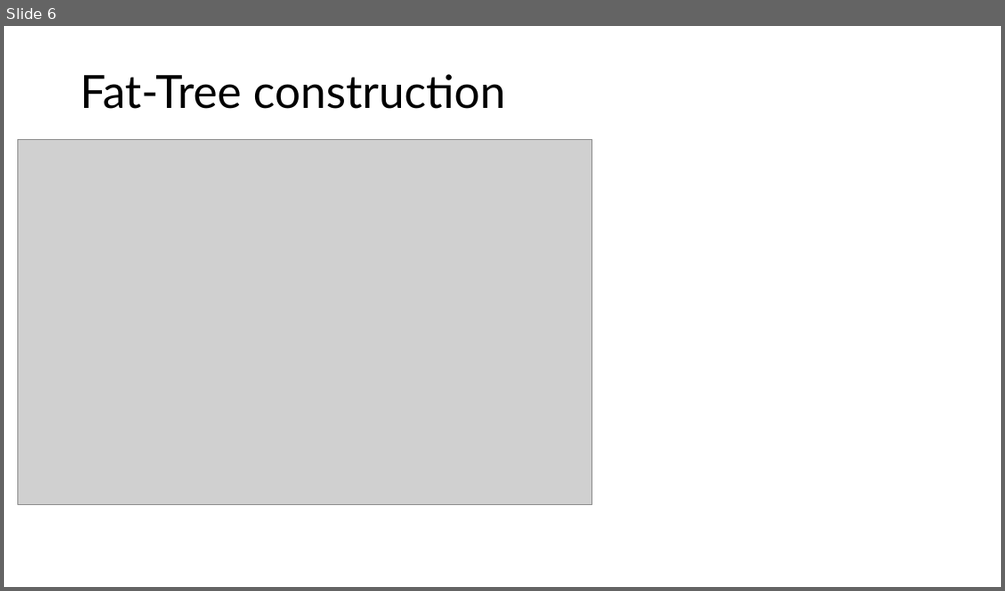
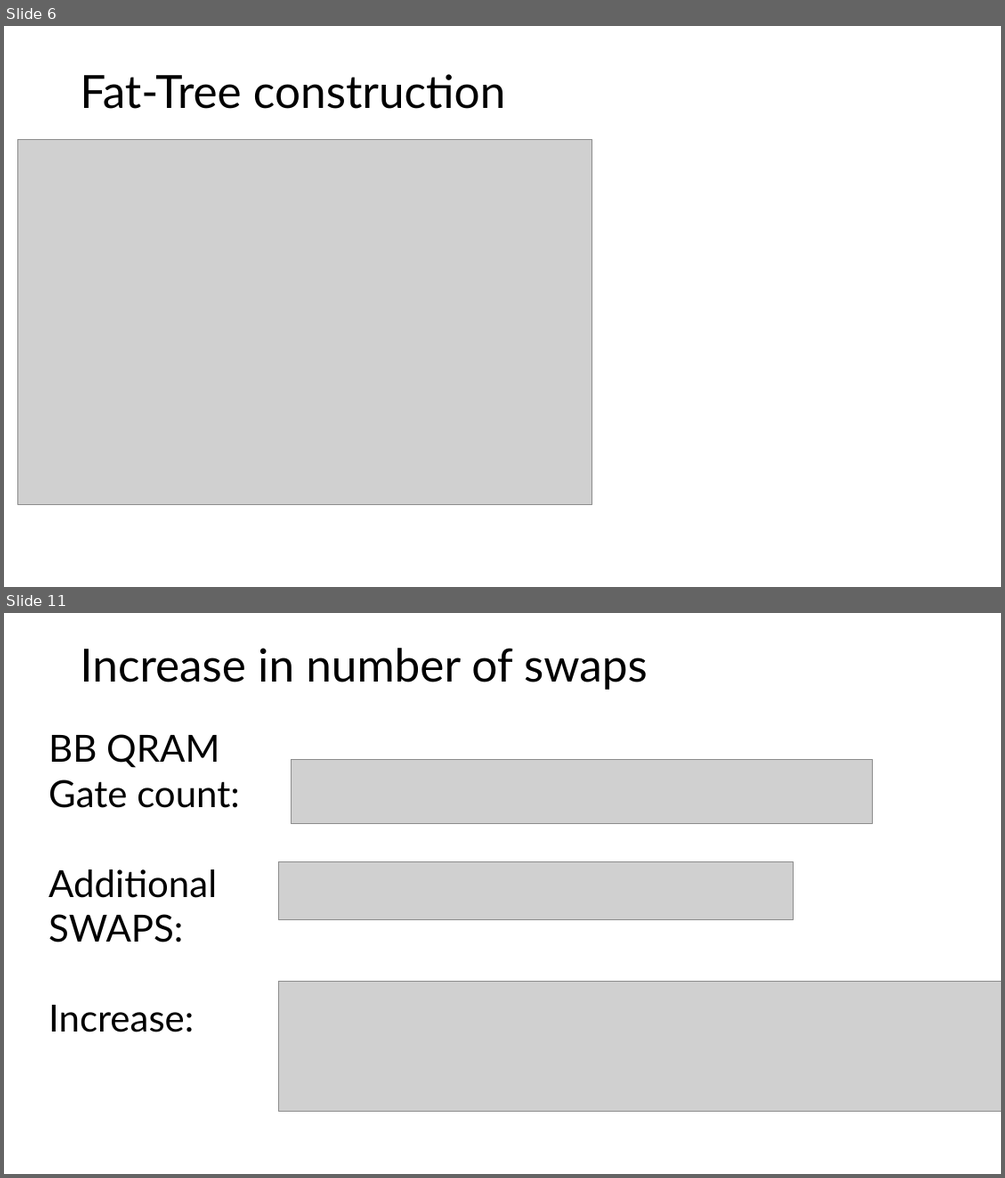
Before and after one commit to olifog/fat-tree-qram, a slide deck: presentation/qram-slides.pptx. Shown one above the other, each under a label of ours: slide 6 before the commit, slides 6 and 11 after it; the slides between them are not shown. The pictures are 1005x591 and 1005x1178 pixels, drawn with LibreOffice and Linux fonts; fonts in the diff are those of the drawing; grey boxes stand for pictures. Boxes give left, top, right and bottom in pixels: in the first picture for what was removed or moved away, otherwise in the second. Text is boxed around its words. In the diff, an @@ line names an element or a change of style, - is before the commit and + after.

```diff
--- a/presentation/qram-slides.pptx
+++ b/presentation/qram-slides.pptx
@@ slide 11 added at [4, 613, 1001, 1174], background #FFFFFF @@
@@ title added at [80, 648, 647, 690], 44 pt, text #000000 @@
+Increase in number of swaps
@@ text added at [48, 734, 240, 1032], 36 pt, text #000000 @@
+BB QRAM Gate count:
+Additional SWAPS:
+Increase:
@@ picture added at [291, 759, 872, 823] @@
@@ picture added at [278, 861, 793, 919] @@
@@ picture added at [278, 981, 1001, 1111] @@
```
Also in this commit, not shown: 5 other slides added, 3 other files.
